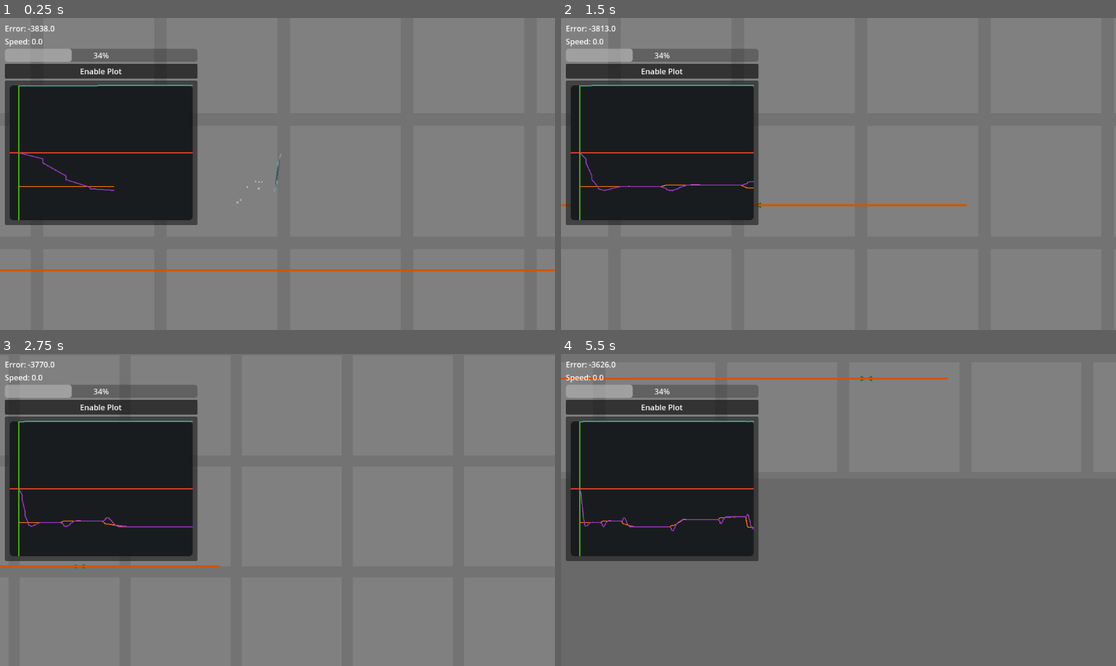
Above: before the commit, frames 1-4 (two rows, left to right).
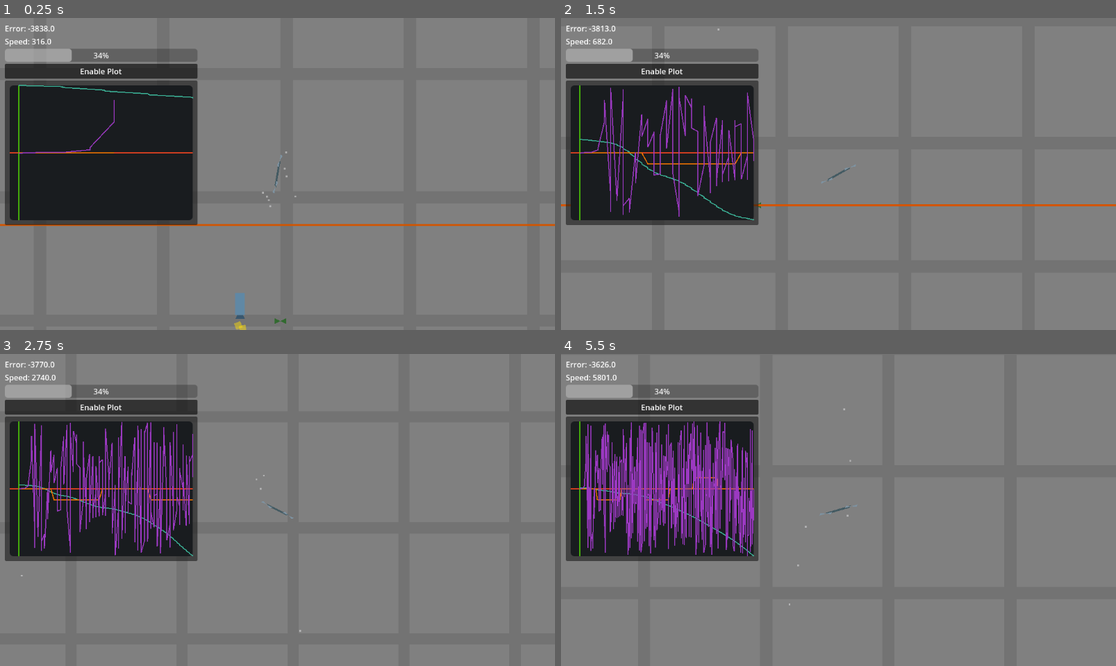
Above: after the commit, the same moments.

Repository: NattHerman/control
Game: Godot game, scene res://main.tscn
Two runs of this game, one before a commit and one after it. Both use one fixed random seed, a clock stepped at 60 frames per second and the inputs below. The engine's default icon, where the game draws it, is replaced by a stand-in: a white triangle on a blue panel in a dark square.
Inputs (mouse positions are in pixels of both pictures, inside the frame that each line leads up to):
- Up to frame 1 (0.25 s): no input
- Up to frame 2 (1.5 s): tap Enter (ui_accept) at 0.5, 0.77 s; move the mouse to (960, 158) at 0.52 s; hold D (lean_right) 0.53-1.25 s; hold Shift (pan_speed_increase) 0.53-1.25 s; click (960, 158) at 0.67 s; drag from (727, 189) to (810, 236) at 1.27 s
- Up to frame 3 (2.75 s): move the mouse to (333, 441) at 2.02 s; hold D (lean_right) from 2.03 s (still down); hold Mouse wheel down (zoom_out) from 2.03 s (still down)
- Up to frame 4 (5.5 s): release D (lean_right) at 2.75 s; release Mouse wheel down (zoom_out) at 2.75 s; drag from (810, 572) to (672, 463) at 2.77 s; move the mouse to (1005, 556) at 3.52 s; hold A (lean_left) 3.53-4.25 s; hold Mouse wheel up (zoom_in) 3.53-4.25 s; tap Enter (ui_accept) at 3.77 s; drag from (672, 463) to (755, 432) at 4.27 s; move the mouse to (866, 510) at 5.02 s; hold S (pan_down) from 5.03 s (still down); hold Shift (pan_speed_increase) from 5.03 s (still down); click (866, 510) at 5.17 s

The runs differ from the first frame. In frame 1, 2.5% of the frame differs, in the area x 0-100%, y 6-100%; in frame 2, 2.5%; in frame 3, 4.6%; in frame 4, 7.7%, in the area x 0-70%, y 6-81%.

Commit message:
attempt to regulate rotation and compensate for gravity

Diff:
--- a/drone/drone.gd
+++ b/drone/drone.gd
@@ -7,7 +7,7 @@
 var angle_controller := PIDController.new()
 
 var reference_position: Vector2 = Vector2(0, -100)
-var reference_angle: float = PI/2
+var reference_angle: float = 0
 
 var gravity: float = 981
 var world_gravity: float = 981
@@ -36,26 +36,33 @@
 	r = absf(right_thruster.position.x)
 
 	y_controller.PD_critically_dampened(mass)
+	x_controller.PD_critically_dampened(mass)
 	angle_controller.PD_critically_dampened(mass*r)
 	angle_controller.Kp *= 6
+	angle_controller.Kd *= 15
 
 	await get_tree().process_frame
 	gravity = get_gravity().length()
 
-	var Gs = 2
+	var Gs = 6
 	left_thruster.max_thrust = mass * world_gravity * Gs
 	right_thruster.max_thrust = mass * world_gravity * Gs
 
 
 func _physics_process(delta: float) -> void:
-	var height: float = position.y
-	var yerror: float = reference_position.y - height
-	ui_values.error = roundf(yerror)
+	var yerror: float = reference_position.y - position.y
 
 	var yu_pid: float = y_controller.control(yerror, delta)
 	var yu_nom: float = -gravity * mass
 
 	var yu: float = yu_pid + yu_nom
+
+	var xerror: float = reference_position.x - position.x
+	var xu: float = x_controller.control(xerror, delta)
+
+	#reference_angle = atan2(xu, -yu)
+	var lean_dir = Input.get_axis("lean_left", "lean_right")
+	reference_angle = lean_dir * PI/6
 
 	var angle_error: float = reference_angle - global_rotation
 
@@ -64,35 +71,23 @@
 	elif angle_error > PI:
 		angle_error -= 2*PI
 
-	#var angle_error_other_way: float
-	#if global_rotation < reference_angle:
-		#angle_error_other_way = angle_error - 360
-	#elif global_rotation > reference_angle:
-		#angle_error_other_way = angle_error + 360
-	#
-	#print(abs(angle_error_other_way) < abs(angle_error))
-	#if abs(angle_error_other_way) < abs(angle_error):
-		#angle_error = angle_error_other_way
-
 	var angle_u_pid = angle_controller.control(angle_error, delta)
 
-	left_thruster.set_thrust(angle_u_pid / 2)
-	right_thruster.set_thrust(-angle_u_pid / 2)
+	left_thruster.current_thrust = angle_u_pid / 2
+	right_thruster.current_thrust = -angle_u_pid / 2
 
+	#yu = yu_nom
+	#yu = yu / (cos(global_rotation) * 2)
+
+	left_thruster.current_thrust = -yu
+	right_thruster.current_thrust = -yu
+	#left_thruster.current_thrust += -u / 2
+	#right_thruster.current_thrust += -u / 2
 	#left_thruster.set_thrust(-yu/2)
 	#right_thruster.set_thrust(-yu/2)
 
 	ui_values.speed = linear_velocity.length()
 	if Time.get_ticks_msec() % 10 == 0:
-		ui_values.angle_data.append(Vector2(
-			global_timer.time,
-			rotation
-		))
-		ui_values.angle_ref_data.append(Vector2(
-			global_timer.time,
-			reference_angle
-		))
-		ui_values.position_data.append(Vector2(
-			global_timer.time,
-			position.y
-		))
+		ui_values.angle_data.append_with_time(rotation)
+		ui_values.angle_ref_data.append_with_time(reference_angle)
+		ui_values.position_data.append_with_time(global_position.y)
--- a/drone/drone.tscn
+++ b/drone/drone.tscn
@@ -10,7 +10,6 @@
 script = ExtResource("1_p11in")
 
 [node name="MainBody" type="CollisionShape2D" parent="."]
-position = Vector2(0, -1)
 shape = SubResource("RectangleShape2D_mwikr")
 
 [node name="Polygon2D" type="Polygon2D" parent="MainBody"]
@@ -19,8 +18,8 @@
 
 [node name="LeftPropeller" parent="." instance=ExtResource("2_p11in")]
 unique_name_in_owner = true
-position = Vector2(-14, -1)
+position = Vector2(-14, 0)
 
 [node name="RightPropeller" parent="." instance=ExtResource("2_p11in")]
 unique_name_in_owner = true
-position = Vector2(14, -1)
+position = Vector2(14, 0)
--- a/main.tscn
+++ b/main.tscn
@@ -24,16 +24,17 @@
 
 [node name="Drone" parent="." instance=ExtResource("5_7mycd")]
 position = Vector2(0, -200)
-gravity_scale = 0.0
+rotation = 0.017453292
+
+[node name="Camera2D" type="Camera2D" parent="Drone"]
+unique_name_in_owner = true
+rotation = -0.01745329
+zoom = Vector2(2, 2)
+process_callback = 0
+script = ExtResource("2_h2yge")
+panning_enabled = false
 
 [node name="Rocket" parent="." instance=ExtResource("2_0xm2m")]
 position = Vector2(-41.84, 0)
 
 [node name="ReferenceMarker" parent="." instance=ExtResource("7_272bh")]
-
-[node name="Camera2D" type="Camera2D" parent="."]
-unique_name_in_owner = true
-position = Vector2(0, -200)
-zoom = Vector2(2, 2)
-process_callback = 0
-script = ExtResource("2_h2yge")
--- a/plot/data_series.gd
+++ b/plot/data_series.gd
@@ -37,6 +37,7 @@
 func append_with_time(value: float):
 	append(Vector2(global_timer.time, value))
 
+
 func append(point: Vector2):
 	data.append(point)
 
--- a/world.tscn
+++ b/world.tscn
@@ -27,8 +27,10 @@
 
 [node name="GroundCollision" type="CollisionShape2D" parent="."]
 shape = SubResource("WorldBoundaryShape2D_gv5m4")
+disabled = true
 
 [node name="GroundPolygon" type="Polygon2D" parent="."]
+visible = false
 z_index = 1
 texture_filter = 1
 texture_repeat = 2
